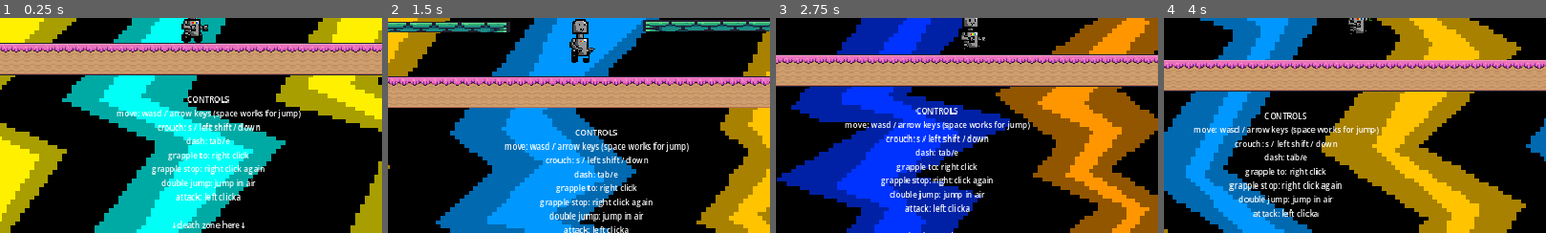
Above: before the commit, frames 1-4 (left to right).
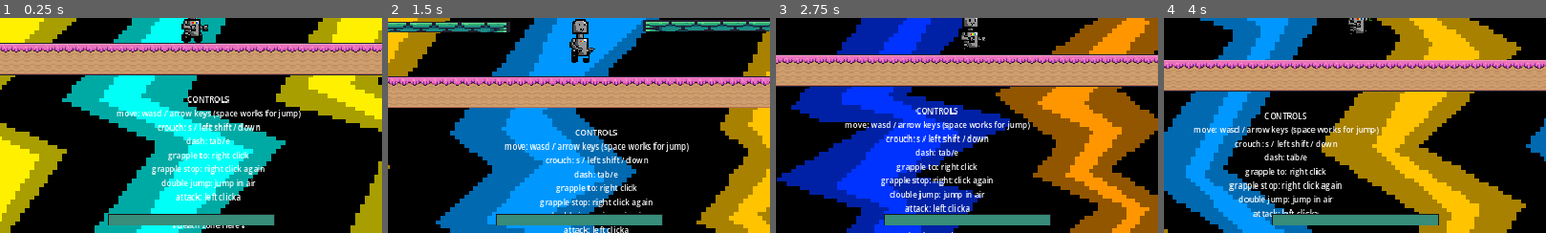
Above: after the commit, the same moments.

Repository: fancyamazon/Beat-the-Bot
Game: Godot game, scene res://scenes/game.tscn
Two runs of this game, one before a commit and one after it. Both use one fixed random seed, a clock stepped at 60 frames per second and the inputs below.
Inputs (mouse positions are % of the whole screen's width and height, from its top left):
- Up to frame 1 (0.25 s): no input
- Up to frame 2 (1.5 s): move the mouse to (45, 70) at 0.52 s; hold L (enemy_right) from 0.53 s (still down); click (45, 70) at 0.6 s; tap Space (jump) at 0.77 s; move the mouse to (80, 65) at 1.27 s; tap Shift (crouch) at 1.35 s
- Up to frame 3 (2.75 s): tap Space (jump) at 1.52 s; move the mouse to (20, 35) at 2.02 s; release L (enemy_right) at 2.03 s; hold J (enemy_left) from 2.03 s (still down); tap Tab (dash) at 2.1 s
- Up to frame 4 (4 s): keep holding J (enemy_left); move the mouse to (55, 50) at 2.77 s; right-click (55, 50) at 2.85 s; tap Space (jump) at 3.02, 3.77 s; move the mouse to (35, 25) at 3.52 s; click (35, 25) at 3.6 s
The pictures show only the part of the screen within x 25-75%, y 48-98%; the shares and areas given below are measured in that part.

The runs differ from the first frame. In frame 1, 2.3% of the frame differs, in the area x 28-72%, y 91-97%; in frame 2, 2.3%; in frame 3, 2.2%; in frame 4, 2.2%.

Commit message:
implemented player damage and added big hp bar, fixed enemy hpbar issue

Diff:
--- a/platformer2/project.godot
+++ b/platformer2/project.godot
@@ -83,6 +83,11 @@
 ]
 }
 
+[layer_names]
+
+2d_physics/layer_1="Background interaction"
+2d_physics/layer_2="Fighting"
+
 [physics]
 
 2d/default_gravity=1200.0
--- a/platformer2/scenes/enemy.tscn
+++ b/platformer2/scenes/enemy.tscn
@@ -1,6 +1,6 @@
-[gd_scene load_steps=15 format=3 uid="uid://b8pf7fww7yfun"]
+[gd_scene load_steps=16 format=3 uid="uid://b8pf7fww7yfun"]
 
-[ext_resource type="Script" path="res://scenes/enemy.gd" id="1_is05b"]
+[ext_resource type="Script" path="res://scripts/enemy.gd" id="1_is05b"]
 [ext_resource type="Texture2D" uid="uid://bs04head3ey53" path="res://assets/Slime_32px_real.png" id="2_4aqqa"]
 [ext_resource type="PackedScene" uid="uid://hc6gcfko7dn2" path="res://scenes/killzone.tscn" id="3_g33v7"]
 [ext_resource type="PackedScene" uid="uid://c5w2uueqwfavp" path="res://scenes/health_bar.tscn" id="4_fi21h"]
@@ -63,15 +63,17 @@
 [sub_resource type="RectangleShape2D" id="RectangleShape2D_4o3l1"]
 size = Vector2(17, 13.5)
 
+[sub_resource type="RectangleShape2D" id="RectangleShape2D_n3n0j"]
+size = Vector2(8.45283, 16.9057)
+
 [sub_resource type="RectangleShape2D" id="RectangleShape2D_2yjti"]
 size = Vector2(18, 33)
 
 [sub_resource type="RectangleShape2D" id="RectangleShape2D_dkhp7"]
-size = Vector2(14, 28)
+size = Vector2(14, 28.5)
 
 [node name="Enemy" type="CharacterBody2D"]
 collision_layer = 2
-collision_mask = 3
 script = ExtResource("1_is05b")
 
 [node name="AnimatedSprite2D" type="AnimatedSprite2D" parent="."]
@@ -87,14 +89,25 @@
 [node name="CollisionShape2D" type="CollisionShape2D" parent="AnimatedSprite2D/EnemyHurtBox"]
 shape = SubResource("RectangleShape2D_4o3l1")
 
+[node name="EnemyHitBox" type="Area2D" parent="AnimatedSprite2D"]
+collision_layer = 2
+collision_mask = 2
+
+[node name="CollisionShape2D" type="CollisionShape2D" parent="AnimatedSprite2D/EnemyHitBox"]
+position = Vector2(-1.15161e-06, -0.603774)
+shape = SubResource("RectangleShape2D_n3n0j")
+
 [node name="killzone" parent="." instance=ExtResource("3_g33v7")]
+visible = false
+monitoring = false
 
 [node name="CollisionShape2D" type="CollisionShape2D" parent="killzone"]
+visible = false
 position = Vector2(0, -0.5)
 shape = SubResource("RectangleShape2D_2yjti")
 
 [node name="scene-collision" type="CollisionShape2D" parent="."]
-position = Vector2(0, -1)
+position = Vector2(0, -1.25)
 shape = SubResource("RectangleShape2D_dkhp7")
 
 [node name="HealthBar" parent="." instance=ExtResource("4_fi21h")]
--- a/platformer2/scenes/health_bar.tscn
+++ b/platformer2/scenes/health_bar.tscn
@@ -1,6 +1,6 @@
 [gd_scene load_steps=6 format=3 uid="uid://c5w2uueqwfavp"]
 
-[ext_resource type="Script" path="res://health_bar.gd" id="1_dps8t"]
+[ext_resource type="Script" path="res://scripts/health_bar.gd" id="1_dps8t"]
 
 [sub_resource type="StyleBoxEmpty" id="StyleBoxEmpty_ahlnt"]
 
--- a/platformer2/scenes/player.tscn
+++ b/platformer2/scenes/player.tscn
@@ -1,7 +1,8 @@
-[gd_scene load_steps=71 format=3 uid="uid://c3ja3raqyfvcq"]
+[gd_scene load_steps=73 format=3 uid="uid://c3ja3raqyfvcq"]
 
 [ext_resource type="Script" path="res://scripts/player.gd" id="1_tqg52"]
 [ext_resource type="Texture2D" uid="uid://clcbommkfo6ss" path="res://assets/robot.png" id="2_5yq6m"]
+[ext_resource type="PackedScene" uid="uid://c5w2uueqwfavp" path="res://scenes/health_bar.tscn" id="3_yo561"]
 
 [sub_resource type="AtlasTexture" id="AtlasTexture_x3e6b"]
 atlas = ExtResource("2_5yq6m")
@@ -553,6 +554,9 @@
 
 [sub_resource type="RectangleShape2D" id="RectangleShape2D_62wuq"]
 size = Vector2(31, 20.5)
+
+[sub_resource type="RectangleShape2D" id="RectangleShape2D_hr03j"]
+size = Vector2(12, 25.5)
 
 [sub_resource type="CapsuleShape2D" id="CapsuleShape2D_ewomo"]
 radius = 20.0
@@ -560,7 +564,6 @@
 
 [node name="Player" type="CharacterBody2D"]
 collision_layer = 2
-collision_mask = 3
 script = ExtResource("1_tqg52")
 
 [node name="AnimatedSprite2D" type="AnimatedSprite2D" parent="."]
@@ -581,6 +584,14 @@
 position = Vector2(16, -0.25)
 shape = SubResource("RectangleShape2D_62wuq")
 
+[node name="PlayerHurtBox" type="Area2D" parent="AnimatedSprite2D"]
+collision_layer = 2
+collision_mask = 2
+
+[node name="CollisionShape2D" type="CollisionShape2D" parent="AnimatedSprite2D/PlayerHurtBox"]
+position = Vector2(0, -0.25)
+shape = SubResource("RectangleShape2D_hr03j")
+
 [node name="CollisionShape2D" type="CollisionShape2D" parent="."]
 z_index = 5
 position = Vector2(0, -31)
@@ -594,5 +605,29 @@
 wait_time = 0.3
 one_shot = true
 
+[node name="CanvasLayer" type="CanvasLayer" parent="."]
+
+[node name="Label" type="Label" parent="CanvasLayer"]
+offset_left = 1030.0
+offset_top = 1207.0
+offset_right = 1127.0
+offset_bottom = 1252.0
+theme_override_font_sizes/font_size = 32
+text = "Player"
+
+[node name="HealthBar" parent="CanvasLayer" instance=ExtResource("3_yo561")]
+anchors_preset = 7
+anchor_left = 0.5
+anchor_top = 1.0
+anchor_right = 0.5
+anchor_bottom = 1.0
+offset_left = -127.0
+offset_top = -41.0
+offset_right = 123.0
+offset_bottom = -25.0
+grow_horizontal = 2
+grow_vertical = 0
+
 [connection signal="area_entered" from="AnimatedSprite2D/PlayerHitBox" to="." method="_on_player_hit_box_area_entered"]
+[connection signal="area_entered" from="AnimatedSprite2D/PlayerHurtBox" to="." method="_on_player_hurt_box_area_entered"]
 [connection signal="timeout" from="AttackTimer" to="." method="_on_attack_timer_timeout"]
--- a/platformer2/scenes/enemy.gd
+++ b/platformer2/scripts/enemy.gd
@@ -7,11 +7,13 @@
 var health = 100
 
 @onready var animated_sprite_2d: AnimatedSprite2D = $AnimatedSprite2D
+@onready var enemy_hit_box: Area2D = $AnimatedSprite2D/EnemyHitBox
 @onready var enemy_hurt_box: Area2D = $AnimatedSprite2D/EnemyHurtBox
 @onready var health_bar: ProgressBar = $HealthBar
 
 func _ready():
 	enemy_hurt_box.add_to_group("hurtbox")
+	enemy_hit_box.add_to_group("hitbox")
 	health_bar._init_health(health)
 
 func _physics_process(delta: float) -> void:
--- a/platformer2/health_bar.gd
+++ b/platformer2/scripts/health_bar.gd
@@ -12,7 +12,9 @@
 	health = min(max_value, new_health)
 	value = health # Changes the value for HealthBar
 	if health <= 0:
-		self.queue_free()
+		self.visible = false
+		damage_bar.visible = false
+		# don't queue_free() because then it throws error if I hit the slime again
 
 	if health < prev_health: # taking damage
 		flash_timer.start(flash_time)
--- a/platformer2/scripts/player.gd
+++ b/platformer2/scripts/player.gd
@@ -25,12 +25,15 @@
 @onready var grapple_point = null #point where the player is grappling to
 var is_grappling = false
 
+#health and healthbar
+var health = 100
+@onready var health_bar: ProgressBar = $CanvasLayer/HealthBar
+
+# ------------------------------ BEGIN FUNCTIONS ---------------------------------- #
 #make it globally known that this is the player
 func _ready():
 	add_to_group("player")
-
-#health
-var health = 100
+	health_bar._init_health(health)
 
 func _physics_process(delta: float) -> void:
 	#animations
@@ -147,10 +150,11 @@
 
 func take_damage(amount: int) -> void:
 	health -= amount
+	health_bar.health = health
 	if health <= 0:
-		print("Enemy died")
+		print("Player died")
 	else:
-		print("Enemy health left: ", health)
+		print("Player health left: ", health)
 
 func deal_damage():
 	$AnimatedSprite2D/PlayerHitBox.monitoring = true
@@ -162,6 +166,11 @@
 	on_attack_cooldown = false
 
 func _on_player_hit_box_area_entered(area: Area2D) -> void:
-	print(area, area.get_groups())
+	#print("something entered player hitbox: ----\n", area, area.get_groups(), "\n----\n") # this was for debugging
 	if area.is_in_group("hurtbox"):
 		area.owner.take_damage(5)
+
+func _on_player_hurt_box_area_entered(area: Area2D) -> void:
+	#print("something entered player hurtbox: ----\n", area, area.get_groups(), "\n----\n") # this was for debugging
+	if area.is_in_group("hitbox"):
+		take_damage(5)
Renamed: platformer2/scripts/bullet.tscn -> platformer2/scenes/bullet.tscn
